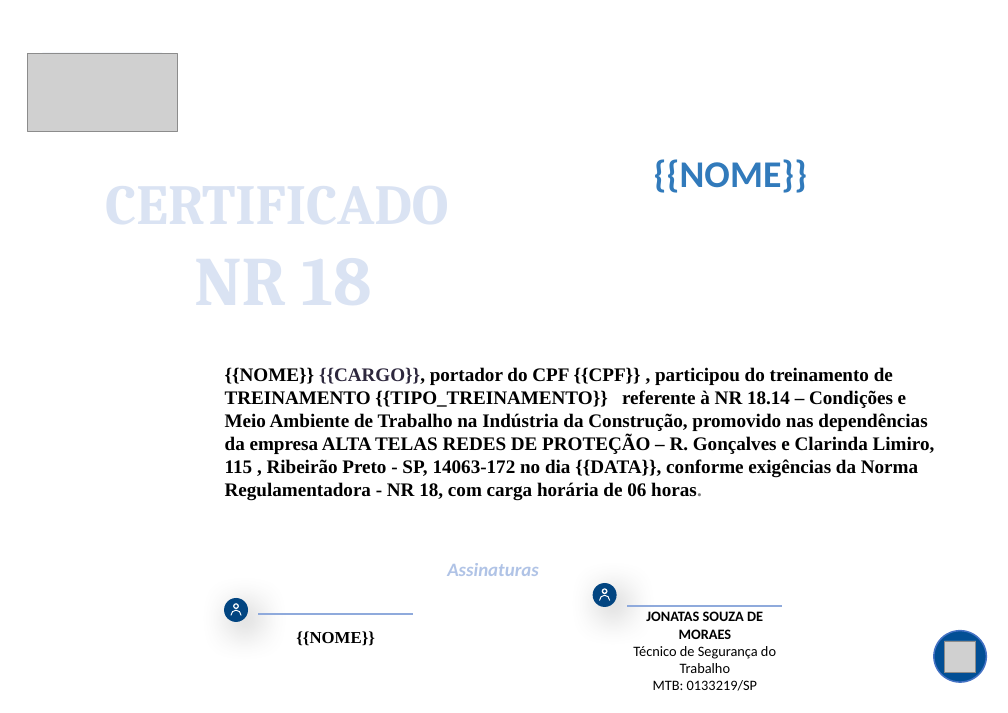
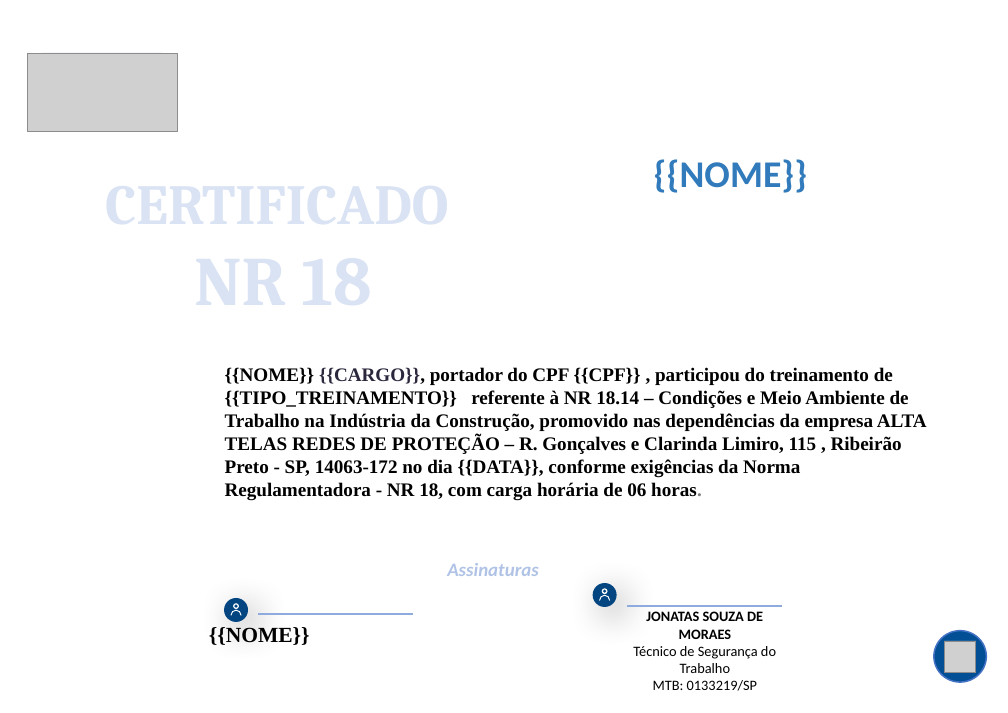
Before and after one commit to LevitaSofia/appcertificadosnrs, a slide deck: slide 1 of modelos_nr/NR18_modelo.pptx. Drawn at 1008x713 pixels with LibreOffice and Linux fonts; fonts in the diff are those of the drawing; grey boxes stand for pictures; background and template pictures are left out. Boxes give left, top, right and bottom in pixels: in the first picture for what was removed or moved away, otherwise in the second. Text is boxed around its words. In the diff, an @@ line names an element or a change of style, - is before the commit and + after.

Commit message:
Atualização: sistema de geração de certificados em PDF com alta qualidade e ajustes NR01

```diff
--- a/modelos_nr/NR18_modelo.pptx
+++ b/modelos_nr/NR18_modelo.pptx
@@ text at [225,367,927,500]: text changed @@
-{{NOME}} {{CARGO}}, portador do CPF {{CPF}} , participou do treinamento de TREINAMENTO {{TIPO_TREINAMENTO}} referente à NR 18.14 – Condições e Meio Ambiente de Trabalho na Indústria da Construção, promovido nas dependências da empresa ALTA TELAS REDES DE PROTEÇÃO – R. Gonçalves e Clarinda Limiro, 115 , Ribeirão Preto - SP, 14063-172 no dia {{DATA}}, conforme exigências da Norma Regulamentadora - NR 18, com carga horária de 06 horas.
+{{NOME}} {{CARGO}}, portador do CPF {{CPF}} , participou do treinamento de {{TIPO_TREINAMENTO}} referente à NR 18.14 – Condições e Meio Ambiente de Trabalho na Indústria da Construção, promovido nas dependências da empresa ALTA TELAS REDES DE PROTEÇÃO – R. Gonçalves e Clarinda Limiro, 115 , Ribeirão Preto - SP, 14063-172 no dia {{DATA}}, conforme exigências da Norma Regulamentadora - NR 18, com carga horária de 06 horas.
@@ text "{{NOME}}": place and size @@
-text "{{NOME}}" at [296,631,375,646]
+text "{{NOME}}" at [209,627,310,645]
@@ text "{{NOME}}" at [209,627,310,645]: size 14 to 18 pt; alignment centre to left @@
```
Also in this commit, not shown: 24 other files.
